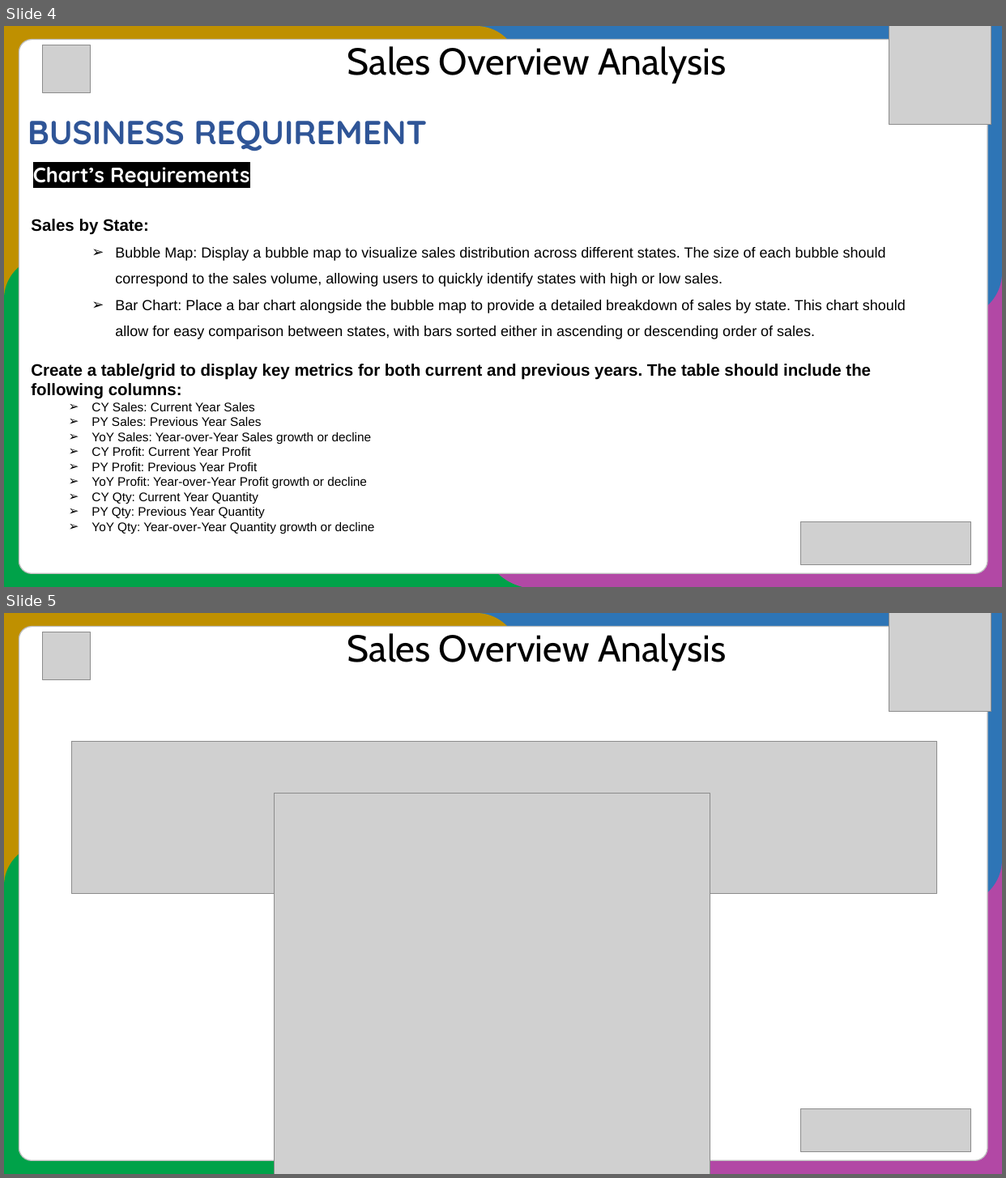
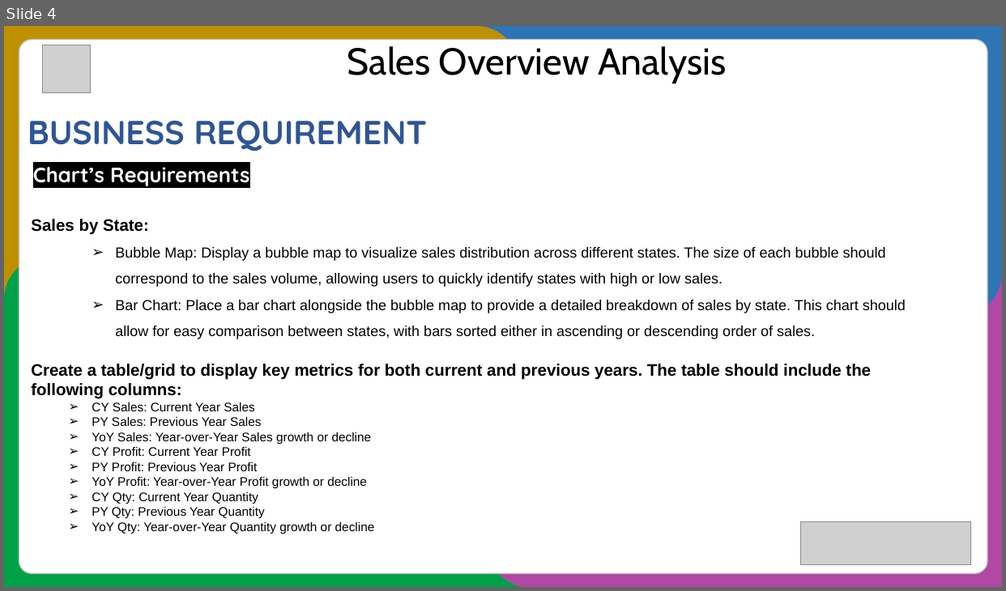
Before and after one commit to vishalambuse/Sales-Overview-Dashboard, a slide deck: Problem Statement.pptx. Shown one above the other, each under a label of ours: slides 4 and 5 before the commit, slide 4 after it. The pictures are 1006x1178 and 1006x591 pixels, drawn with LibreOffice and Linux fonts; fonts in the diff are those of the drawing; grey boxes stand for pictures. Boxes give left, top, right and bottom in pixels: in the first picture for what was removed or moved away, otherwise in the second. Text is boxed around its words. In the diff, an @@ line names an element or a change of style, - is before the commit and + after.

Commit message:
File Modified

```diff
--- a/Problem Statement.pptx
+++ b/Problem Statement.pptx
@@ slide 5 removed at [4, 613, 1002, 1174], background #FFFFFF @@
@@ rounded rectangle removed at [19, 627, 987, 1161] @@
@@ picture removed at [43, 632, 91, 680] @@
@@ text removed at [347, 633, 726, 671] @@
-Sales Overview Analysis
@@ group removed at [4, 613, 1002, 1174]: 5 round rects @@
@@ picture removed at [889, 613, 991, 711] @@
@@ picture removed at [71, 741, 937, 894] @@
@@ picture removed at [275, 794, 710, 1174] @@
@@ picture removed at [801, 1110, 971, 1152] @@
@@ slide 4 changed as well @@
@@ picture removed at [889, 26, 991, 124] @@
```
Also in this commit, not shown: 3 other slides changed.
